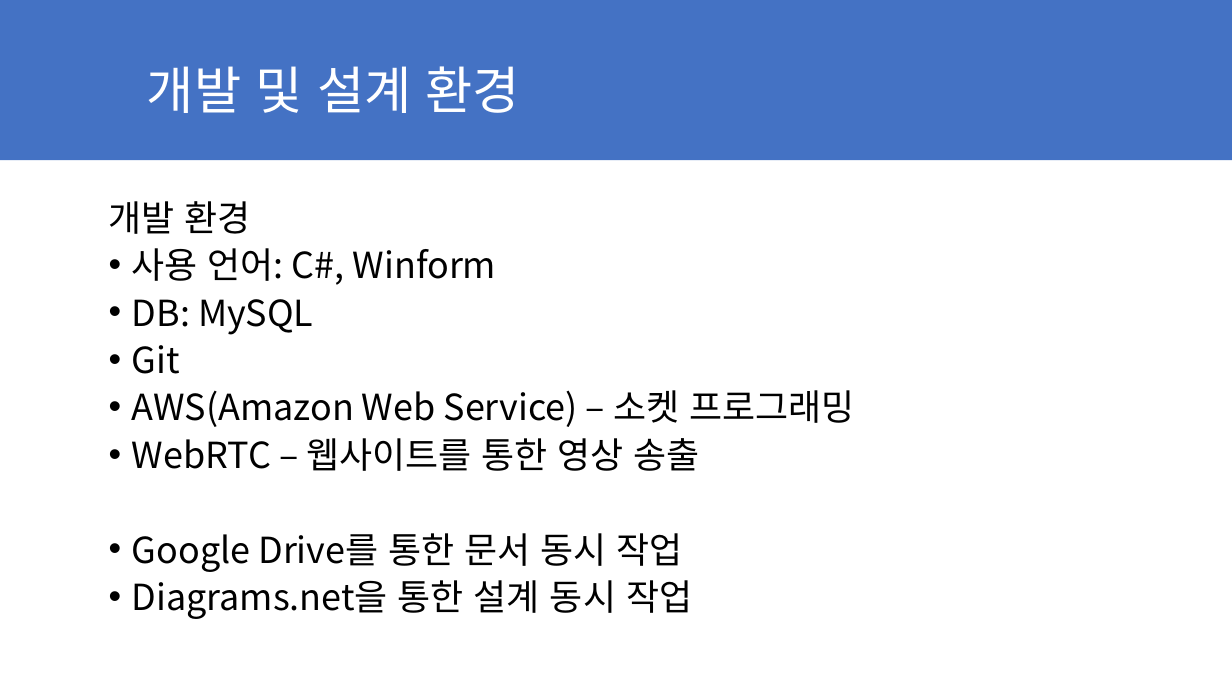
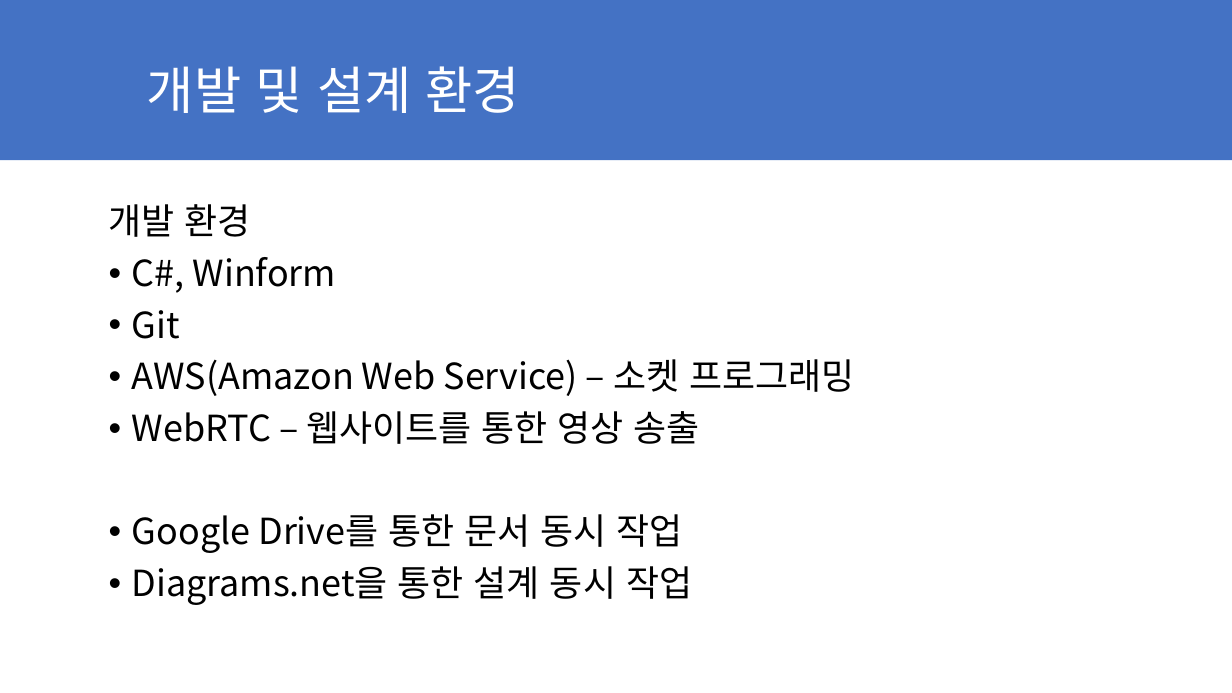
Before and after one commit to poro912/MyMate, a slide deck: slide 7 of 자료/2-6조 기말 발표.pptx. Drawn at 1232x693 pixels with LibreOffice and Linux fonts; fonts in the diff are those of the drawing. Boxes give left, top, right and bottom in pixels: in the first picture for what was removed or moved away, otherwise in the second. Text is boxed around its words. In the diff, an @@ line names an element or a change of style, - is before the commit and + after.

```diff
--- a/자료/2-6조 기말 발표.pptx
+++ b/자료/2-6조 기말 발표.pptx
@@ text at box(109, 204, 854, 605): line spacing 0.8 to 0.9 @@
@@ text at box(132, 257, 337, 293): text changed @@
-• 사용 언어: C#, Winform
-• DB: MySQL
+• C#, Winform
```
Also in this commit, not shown: 3 other slides changed, 4 other files.
